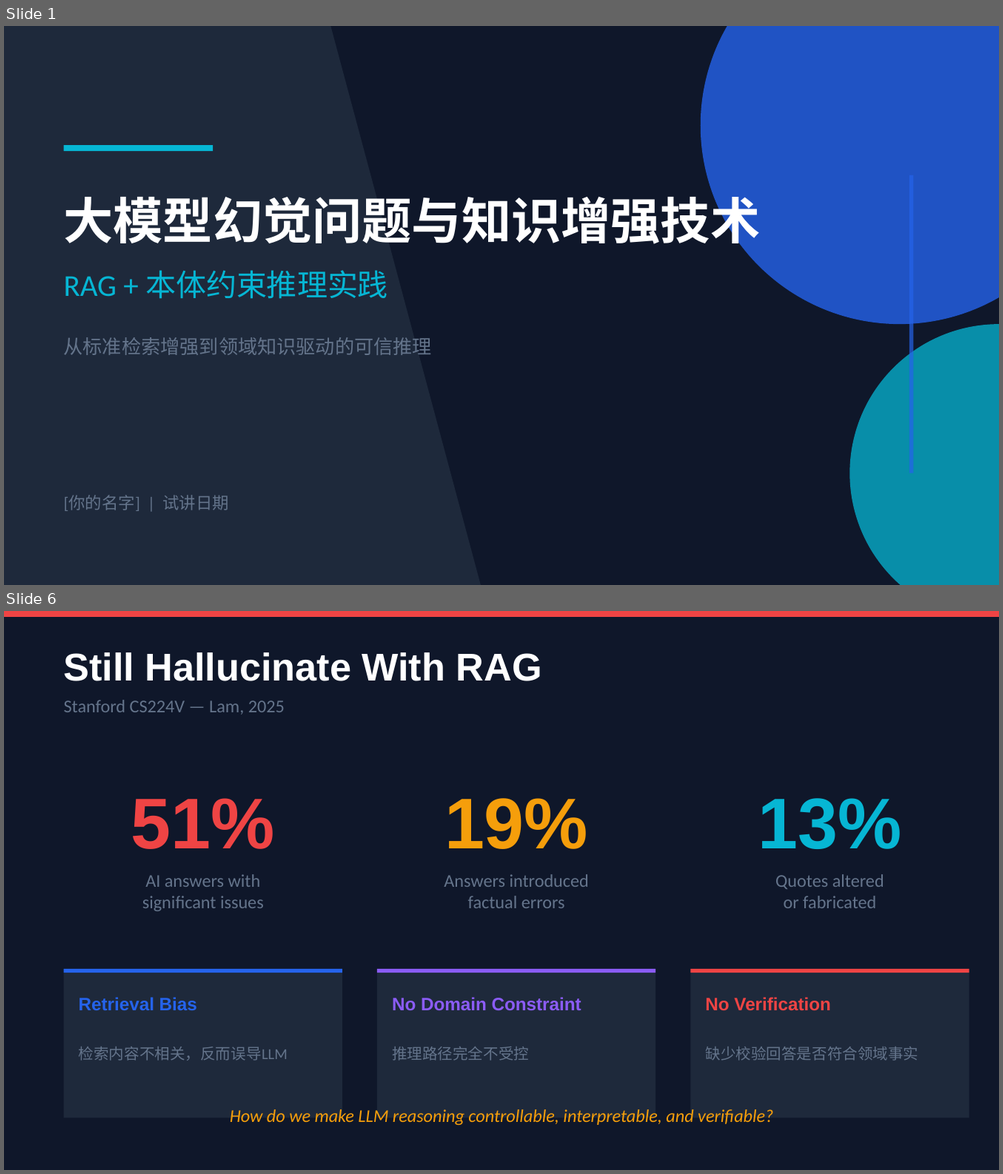
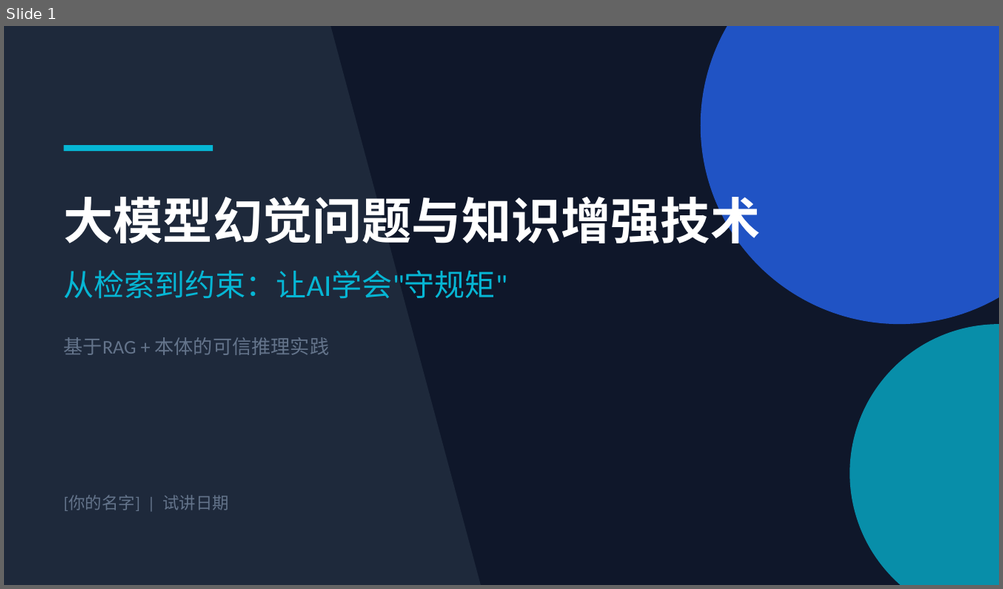
Before and after one commit to wang-minghan/notbook, a slide deck: 工作/面试准备/试讲_PPT.pptx. Shown one above the other, each under a label of ours: slides 1 and 6 before the commit, slide 1 after it; the slides between them are not shown. The pictures are 1003x1174 and 1003x589 pixels, drawn with LibreOffice and Linux fonts; fonts in the diff are those of the drawing. Boxes give left, top, right and bottom in pixels: in the first picture for what was removed or moved away, otherwise in the second. Text is boxed around its words. In the diff, an @@ line names an element or a change of style, - is before the commit and + after.

```diff
--- a/工作/面试准备/试讲_PPT.pptx
+++ b/工作/面试准备/试讲_PPT.pptx
@@ slide 6 removed at (4, 611, 999, 1170), background #0F172A @@
@@ rectangle removed at (4, 611, 999, 617) @@
@@ text removed at (64, 652, 542, 681) @@
-Still Hallucinate With RAG
@@ text removed at (64, 700, 284, 715) @@
-Stanford CS224V — Lam, 2025
@@ text removed at (131, 798, 275, 849) @@
-51%
@@ text removed at (444, 798, 588, 849) @@
-19%
@@ text removed at (757, 798, 901, 849) @@
-13%
@@ text removed at (142, 874, 264, 911) @@
-AI answers with
-significant issues
@@ text removed at (444, 874, 589, 908) @@
-Answers introduced
-factual errors
@@ text removed at (775, 874, 884, 908) @@
-Quotes altered
-or fabricated
@@ rectangle removed at (64, 969, 342, 1118) @@
@@ rectangle removed at (64, 969, 342, 973) @@
@@ rectangle removed at (377, 969, 655, 1118) @@
@@ rectangle removed at (377, 969, 655, 973) @@
@@ rectangle removed at (690, 969, 969, 1118) @@
@@ rectangle removed at (690, 969, 969, 973) @@
@@ text removed at (79, 997, 197, 1011) @@
-Retrieval Bias
@@ text removed at (392, 997, 581, 1011) @@
-No Domain Constraint
@@ text removed at (705, 997, 831, 1011) @@
-No Verification
@@ text removed at (79, 1047, 287, 1061) @@
-检索内容不相关，反而误导LLM
@@ text removed at (392, 1047, 529, 1061) @@
-推理路径完全不受控
@@ text removed at (705, 1047, 918, 1061) @@
-缺少校验回答是否符合领域事实
@@ text removed at (230, 1110, 773, 1125) @@
-How do we make LLM reasoning controllable, interpretable, and verifiable?
@@ slide 1 changed as well @@
@@ rectangle removed at (909, 175, 913, 474) @@
@@ text at (64, 270, 508, 299): text changed @@
-RAG + 本体约束推理实践
+从检索到约束：让AI学会"守规矩"
@@ text at (64, 338, 330, 355): text changed @@
-从标准检索增强到领域知识驱动的可信推理
+基于RAG + 本体的可信推理实践
```
Also in this commit, not shown: 4 other slides changed, 7 slides added, 6 other slides removed, 2 other files.
